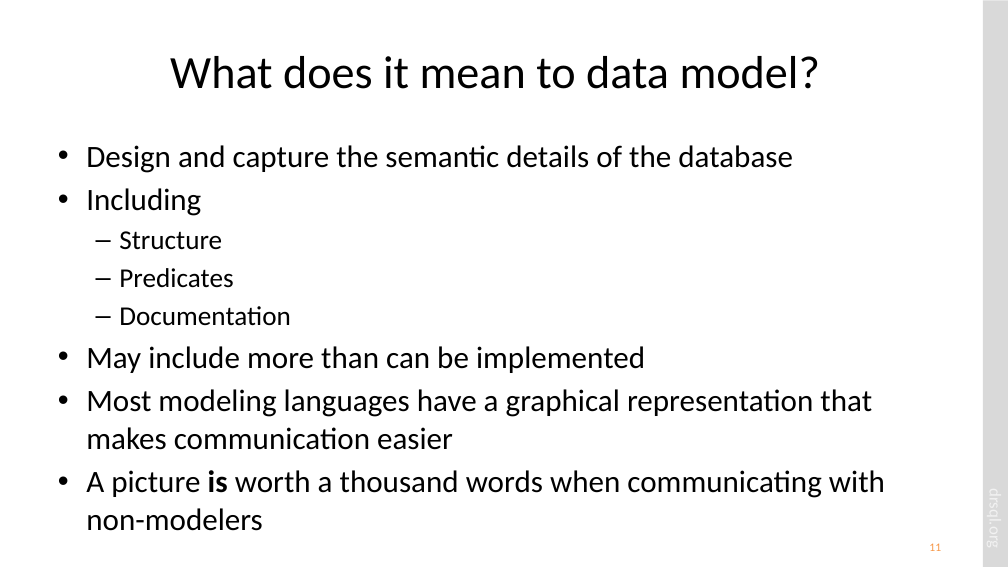
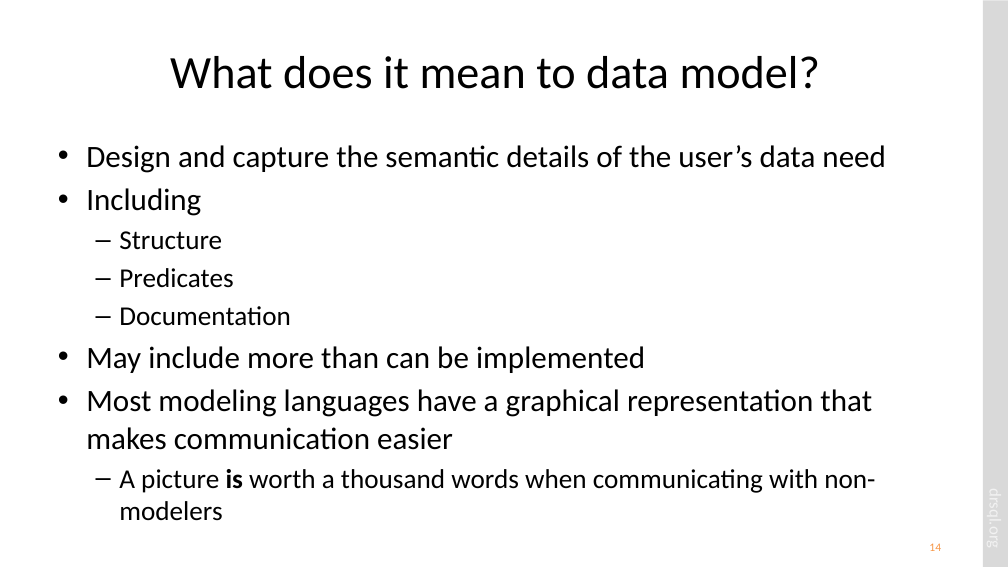
Before and after one commit to drsqlgithub/Presentation-Downloads, a slide deck: slide 14 of Relational Database Design/Relational Database Design.pptx (slide 11 before the commit). Drawn at 1008x567 pixels with LibreOffice and Linux fonts; fonts in the diff are those of the drawing. Boxes give left, top, right and bottom in pixels: in the first picture for what was removed or moved away, otherwise in the second. Text is boxed around its words. In the diff, an @@ line names an element or a change of style, - is before the commit and + after.

Commit message:
New version of Relational Database Design session

```diff
--- a/Relational Database Design/Relational Database Design.pptx
+++ b/Relational Database Design/Relational Database Design.pptx
@@ text at box(86, 145, 886, 173): text changed @@
-• Design and capture the semantic details of the database
+• Design and capture the semantic details of the user’s data need
@@ text at box(119, 469, 875, 521): size 29.6 to 25.9 pt in "A picture is worth a thousand words ..."; bullet • to –; list level 1 to 2 in "A picture is worth a ..." @@
@@ page number at box(929, 543, 941, 551): text changed @@
-11
+14
```
Also in this commit, not shown: 19 other slides changed, 4 slides added, 1 slide removed.
